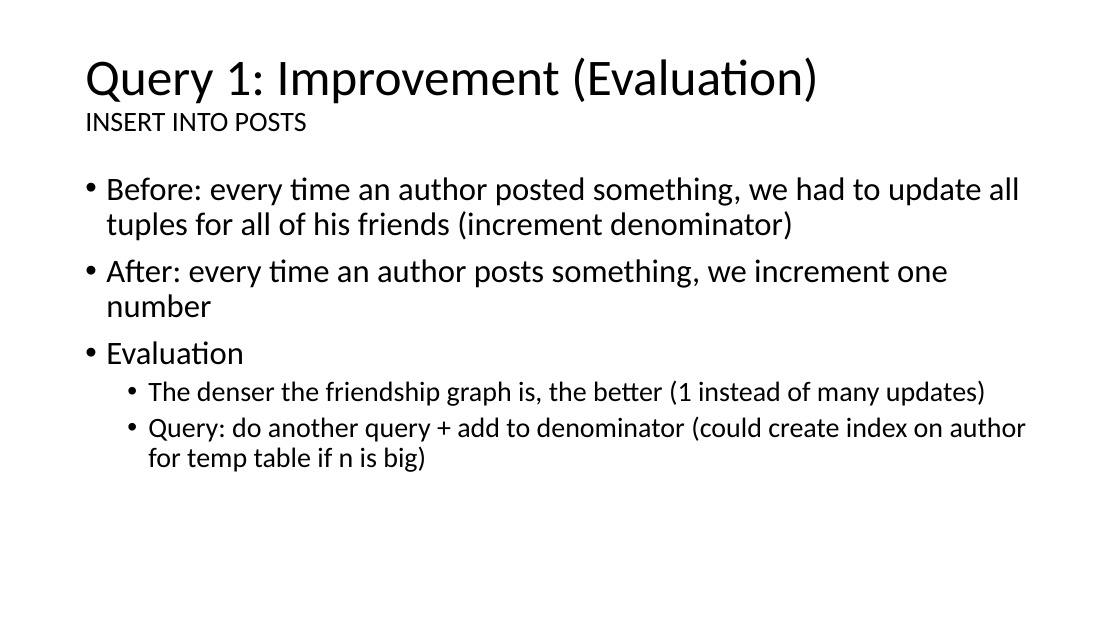
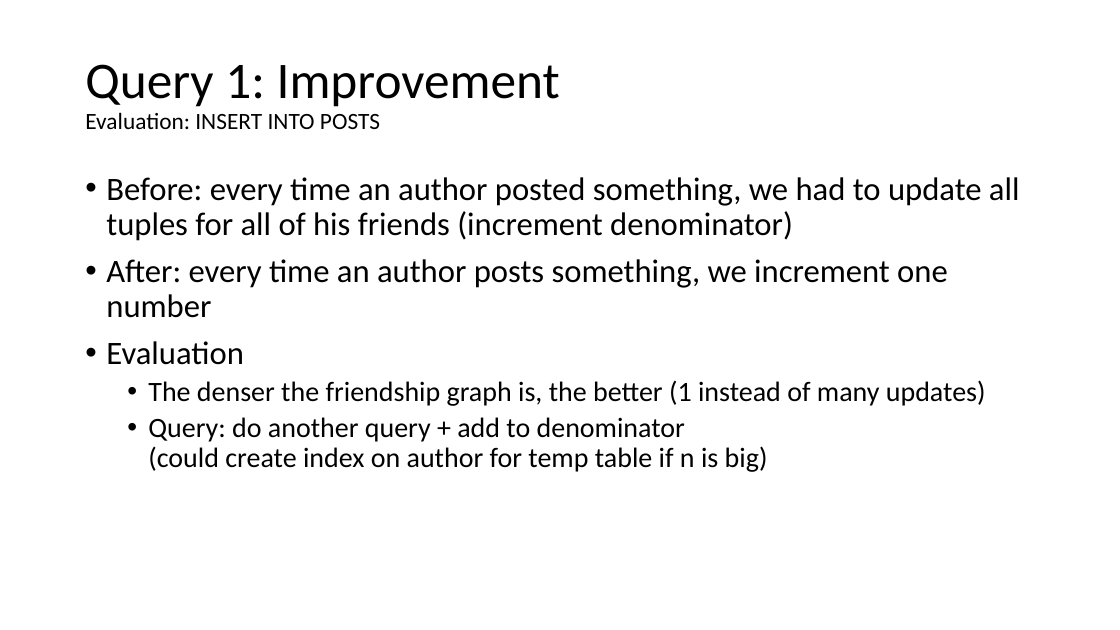
Before and after one commit to matthias-springer/cse190-database-analytics, a slide deck: slide 20 of presentation/presentation.pptx (slide 15 before the commit). Drawn at 1120x630 pixels with LibreOffice and Linux fonts; fonts in the diff are those of the drawing. Boxes give left, top, right and bottom in pixels: in the first picture for what was removed or moved away, otherwise in the second. Text is boxed around its words. In the diff, an @@ line names an element or a change of style, - is before the commit and + after.

```diff
--- a/presentation/presentation.pptx
+++ b/presentation/presentation.pptx
@@ title at <box>85,64,560,129</box>: text changed; size 44 to 20 pt @@
-Query 1: Improvement (Evaluation)
-INSERT INTO POSTS
+Query 1: Improvement
+Evaluation: INSERT INTO POSTS
@@ text "Before: every time an author ..." rewrapped from <box>106,177,1027,472</box> to <box>106,177,1020,472</box> @@
```
Also in this commit, not shown: 15 other slides changed, 11 slides added, 2 slides removed.
